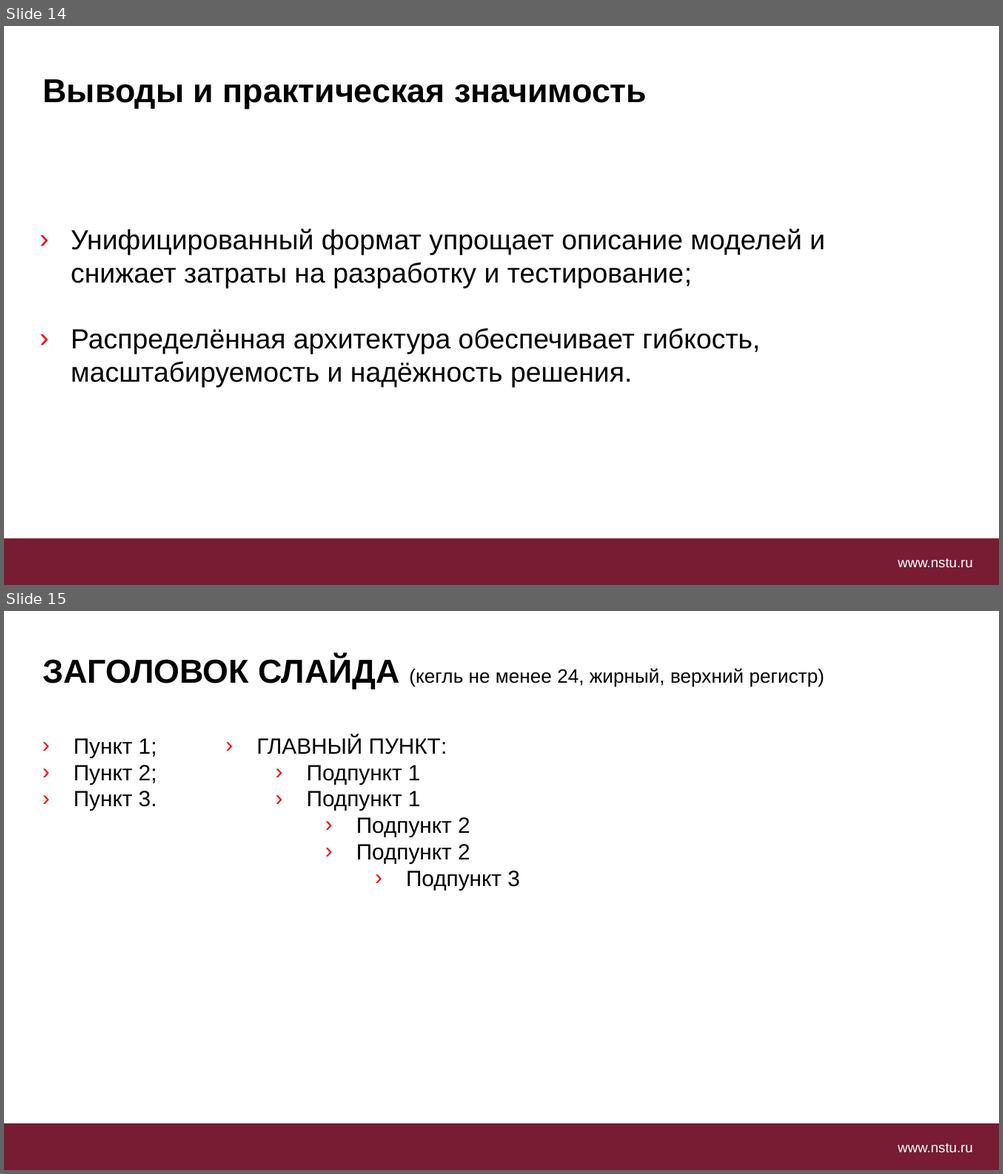
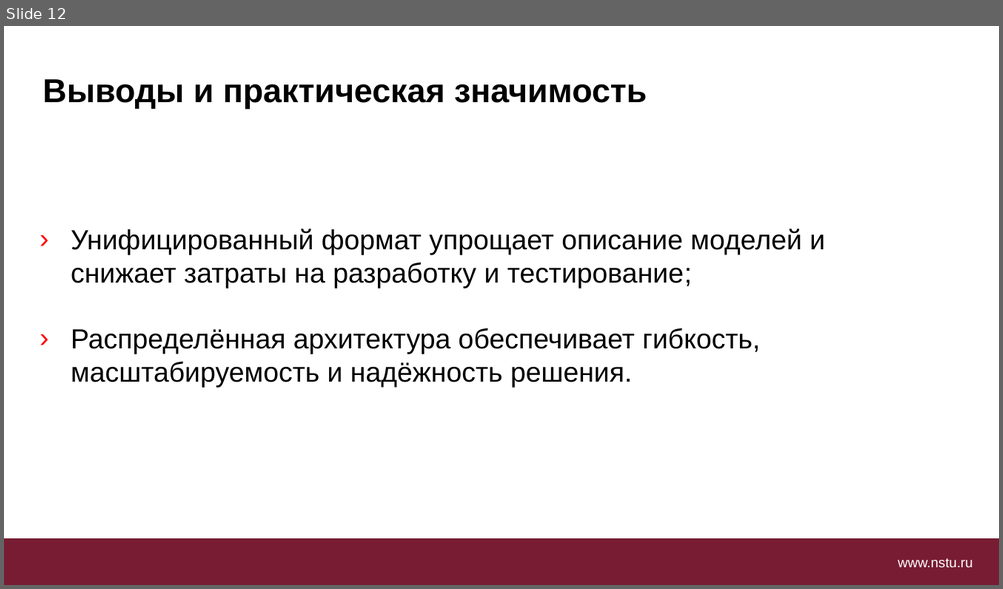
Before and after one commit to blrds/diploma, a slide deck: преза.pptx. Shown one above the other, each under a label of ours: slides 14 and 15 before the commit, slide 12 after it. The pictures are 1003x1174 and 1003x589 pixels, drawn with LibreOffice and Linux fonts; fonts in the diff are those of the drawing; background and template pictures are left out. Boxes give left, top, right and bottom in pixels: in the first picture for what was removed or moved away, otherwise in the second. Text is boxed around its words. In the diff, an @@ line names an element or a change of style, - is before the commit and + after.

```diff
--- a/преза.pptx
+++ b/преза.pptx
@@ slide 15 removed at bbox=[4, 611, 999, 1170], background #FFFFFF; not listed: 2 template elements that a slide beside it also shows @@
@@ text removed at bbox=[42, 657, 825, 689] @@
-ЗАГОЛОВОК СЛАЙДА (кегль не менее 24, жирный, верхний регистр)
@@ text removed at bbox=[74, 738, 157, 811] @@
-› Пункт 1;
-› Пункт 2;
-› Пункт 3.
@@ text removed at bbox=[256, 736, 520, 890] @@
-› ГЛАВНЫЙ ПУНКТ:
-  › Подпункт 1
-  › Подпункт 1
-    › Подпункт 2
-    › Подпункт 2
-      › Подпункт 3
@@ what was slide 14 is now slide 12 @@
```
Also in this commit, not shown: 4 slides changed, 6 slides added, 10 other slides removed, 2 other files.
